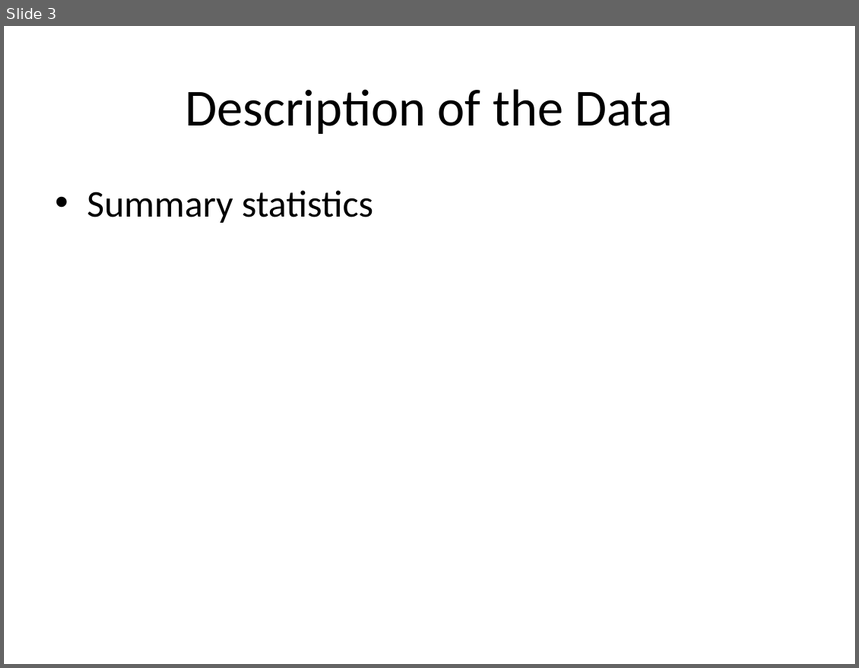
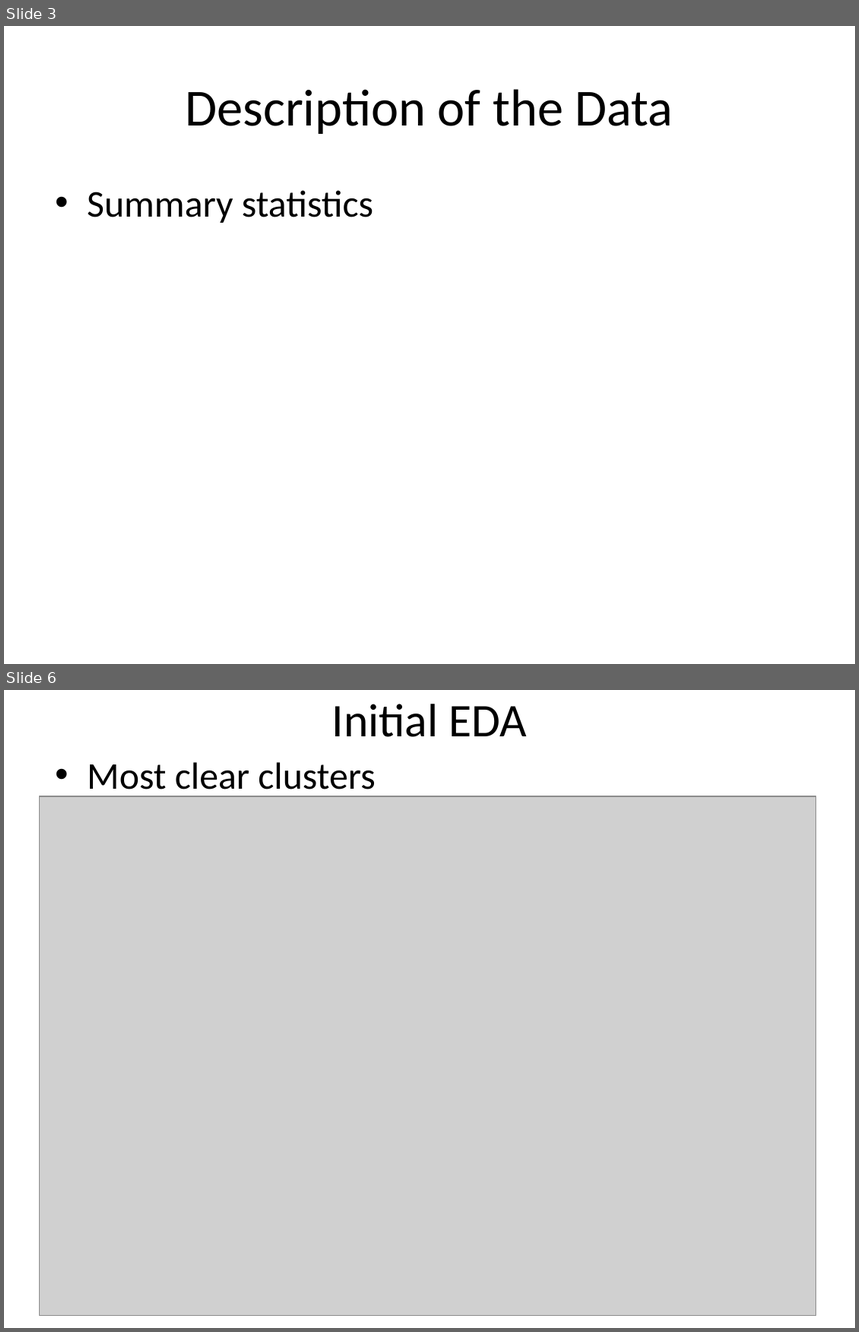
Before and after one commit to nanodoc2020/Springboard, a slide deck: Capstone-Project1/Documents/Data_Story_slides.pptx. Shown one above the other, each under a label of ours: slide 3 before the commit, slides 3 and 6 after it; the slides between them are not shown. The pictures are 859x668 and 859x1332 pixels, drawn with LibreOffice and Linux fonts; fonts in the diff are those of the drawing; grey boxes stand for pictures. Boxes give left, top, right and bottom in pixels: in the first picture for what was removed or moved away, otherwise in the second. Text is boxed around its words. In the diff, an @@ line names an element or a change of style, - is before the commit and + after.

```diff
--- a/Capstone-Project1/Documents/Data_Story_slides.pptx
+++ b/Capstone-Project1/Documents/Data_Story_slides.pptx
@@ slide 6 added at (x1=4, y1=690, x2=855, y2=1328), background #FFFFFF @@
@@ title added at (x1=332, y1=704, x2=527, y2=737), 39.6 pt, text #000000 @@
+Initial EDA
@@ text added at (x1=87, y1=762, x2=375, y2=798), 32 pt, text #000000 @@
+• Most clear clusters
@@ picture added at (x1=40, y1=796, x2=816, y2=1315) @@
```
Also in this commit, not shown: 1 slide changed, 8 other slides added, 3 slides removed, 1 other file.
